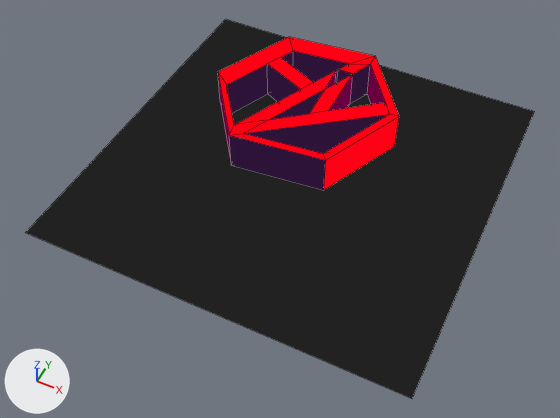
Renders of the Blender file background/blender/AY(cadre logo).blend from each side of a commit.
The view is the same before and after, from a camera (50 mm lens) standing at (35.7, -82.1, 85.2) and looking at (0.7, -12.1, -2.3). Lighting does not change. The marker at lower left points along +X, +Y and +Z. Both versions are drawn at frame 40 of the action 'path28Action'; the numbers are the values there. Mesh edges are drawn as thin lines.

In view in the first picture: 'Plane', 'path28'.
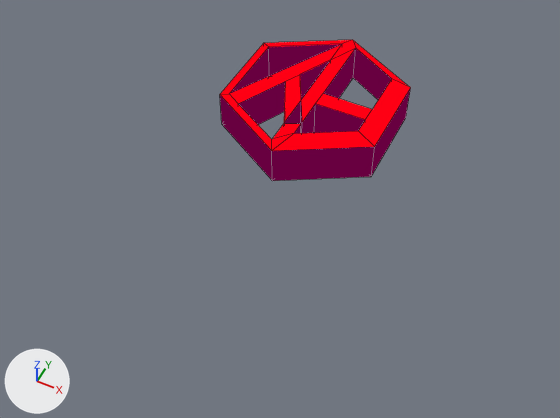
Where the change shows, as pixel boxes [x1, y1, x2, y2] in the pictures (560 x 418 px):
'Plane', deleted (black): before [25, 19, 535, 398]
'path28', mesh moved, turned: before [218, 37, 399, 190]; after [220, 40, 411, 181]

Edits to the bpy script that builds the scene:
```text
Change me_path28:
    where me_path28.from_pydata(...)  # 54 vertices, 54 faces; spans x -2.96..2.91, y -3.65..3.11, z -0.71..0.71
    used by ob_path28; location = (0.0, 0.0, 8.5); rotation_euler = (0.0, 0.0, -0.42), in degrees (0, 0, -24); scale = (4.18, 4.18, 4.18)
    me_path28 part 1: the whole mesh is moved by (-0.09, 0.25, 0.0)
Remove ob_plane:
    ob_plane = bpy.data.objects.new('Plane', me_plane)
    ob_plane.location = (-0.3, -3.6, -1.5)
    ob_plane.scale = (29.8, 29.8, 29.8)
Change ob_path28:
    ob_path28.rotation_euler: (0.0, 0.0, -0.42) -> (0.0, 0.0, -3.143)  # degrees (0, 0, -24) -> degrees (0, 0, -180)
```
